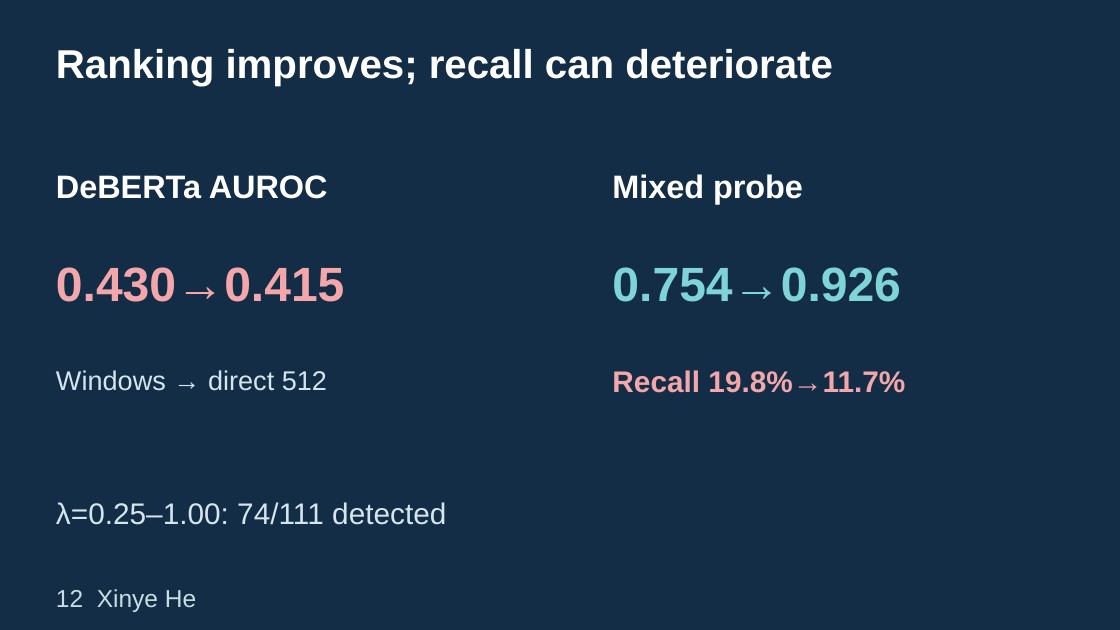
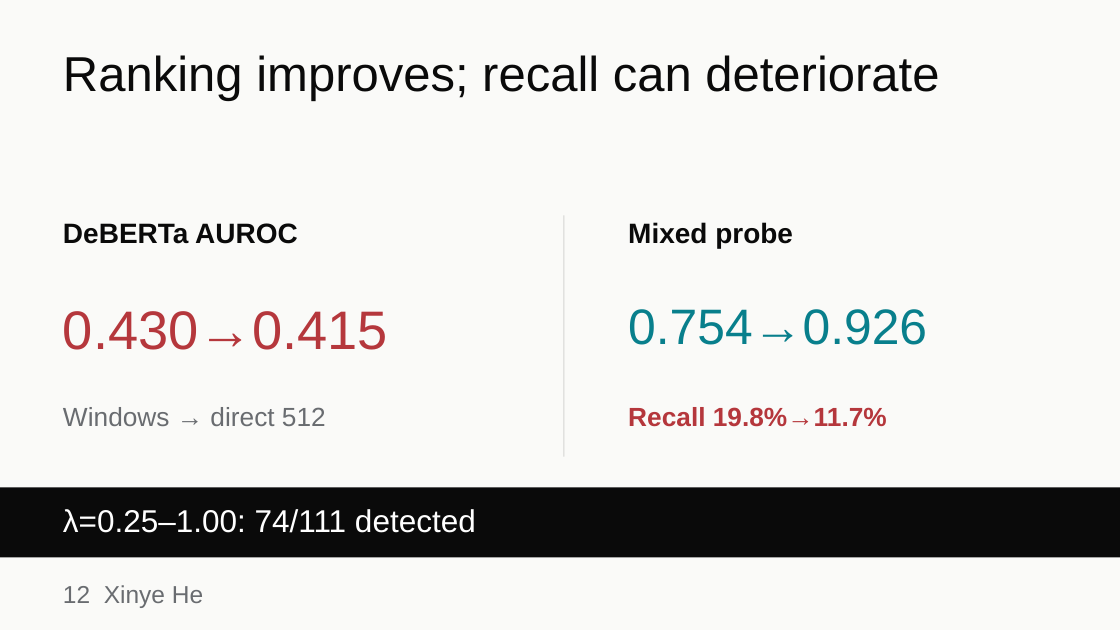
Before and after one commit to wxia639-dot/cs764-rag-security, a slide deck: slide 12 of CS764_RAG_Security_Presentation_Final.pptx. Drawn at 1120x630 pixels with LibreOffice and Linux fonts; fonts in the diff are those of the drawing. Boxes give left, top, right and bottom in pixels: in the first picture for what was removed or moved away, otherwise in the second. Text is boxed around its words. In the diff, an @@ line names an element or a change of style, - is before the commit and + after.

Commit message:
Apply Swiss visual design without changing slide content

```diff
--- a/CS764_RAG_Security_Presentation_Final.pptx
+++ b/CS764_RAG_Security_Presentation_Final.pptx
@@ background #132D46 to #FAFAF8 @@
@@ text "Ranking improves; recall can deteriorate": place and size @@
-text "Ranking improves; recall can deteriorate" at bbox=[56, 49, 833, 86]
+text "Ranking improves; recall can deteriorate" at bbox=[63, 55, 939, 101]
@@ text "Ranking improves; recall can deteriorate" at bbox=[63, 55, 939, 101]: size 34.5 to 42 pt, text colour #FFFFFF to #0A0A0A, bold off @@
@@ text "DeBERTa AUROC": place and size @@
-text "DeBERTa AUROC" at bbox=[56, 175, 328, 199]
+text "DeBERTa AUROC" at bbox=[63, 223, 298, 244]
@@ text "DeBERTa AUROC" at bbox=[63, 223, 298, 244]: size 27.8 to 24 pt, text colour #FFFFFF to #0A0A0A @@
@@ rectangle added at bbox=[564, 215, 565, 457], fill #D4D4D2 @@
@@ text "Mixed probe" at bbox=[628, 222, 793, 248]: size 27.8 to 24 pt, text colour #FFFFFF to #0A0A0A @@
@@ text "Mixed probe": place and size @@
-text "Mixed probe" at bbox=[612, 174, 803, 204]
+text "Mixed probe" at bbox=[628, 222, 793, 248]
@@ text "0.430→0.415": place and size @@
-text "0.430→0.415" at bbox=[56, 267, 344, 302]
+text "0.430→0.415" at bbox=[63, 311, 388, 350]
@@ text "0.430→0.415" at bbox=[63, 311, 388, 350]: size 41.2 to 46.5 pt, text colour #F3A7AA to #B5373C, bold off @@
@@ text "0.754→0.926": place and size @@
-text "0.754→0.926" at bbox=[612, 267, 900, 302]
+text "0.754→0.926" at bbox=[628, 309, 927, 345]
@@ text "0.754→0.926" at bbox=[628, 309, 927, 345]: size 41.2 to 42.8 pt, text colour #7ED4D7 to #087F8C, bold off @@
@@ text "Windows → direct 512": place and size @@
-text "Windows → direct 512" at bbox=[56, 370, 327, 391]
+text "Windows → direct 512" at bbox=[63, 407, 326, 426]
@@ text "Windows → direct 512" at bbox=[63, 407, 326, 426]: size 23.2 to 22.5 pt, text colour #D4E5ED to #696C70 @@
@@ text "Recall 19.8%→11.7%": place and size @@
-text "Recall 19.8%→11.7%" at bbox=[612, 370, 905, 393]
+text "Recall 19.8%→11.7%" at bbox=[628, 407, 887, 427]
@@ text "Recall 19.8%→11.7%" at bbox=[628, 407, 887, 427]: size 25.5 to 22.5 pt, text colour #F3A7AA to #B5373C @@
@@ rectangle added at bbox=[0, 487, 1120, 557], fill #0A0A0A @@
@@ text "λ=0.25–1.00: 74/111 detected": place and size @@
-text "λ=0.25–1.00: 74/111 detected" at bbox=[56, 502, 446, 525]
+text "λ=0.25–1.00: 74/111 detected" at bbox=[63, 509, 476, 533]
@@ text "λ=0.25–1.00: 74/111 detected" at bbox=[63, 509, 476, 533]: size 25.5 to 27 pt, text colour #D4E5ED to #FFFFFF @@
@@ text "12 Xinye He": place and size @@
-text "12 Xinye He" at bbox=[56, 589, 196, 612]
+text "12 Xinye He" at bbox=[63, 585, 203, 608]
@@ text "12 Xinye He" at bbox=[63, 585, 203, 608]: text colour #C6DDE3 to #696C70 @@
```
Also in this commit, not shown: 13 other slides changed, 2 other files.
